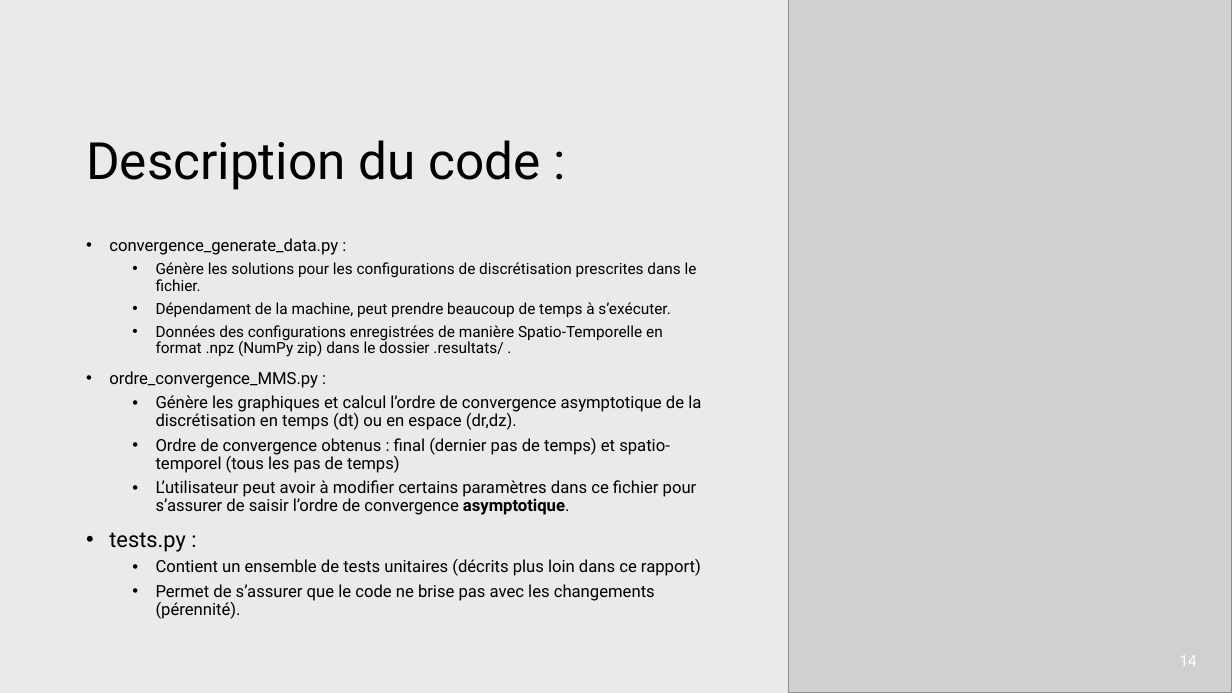
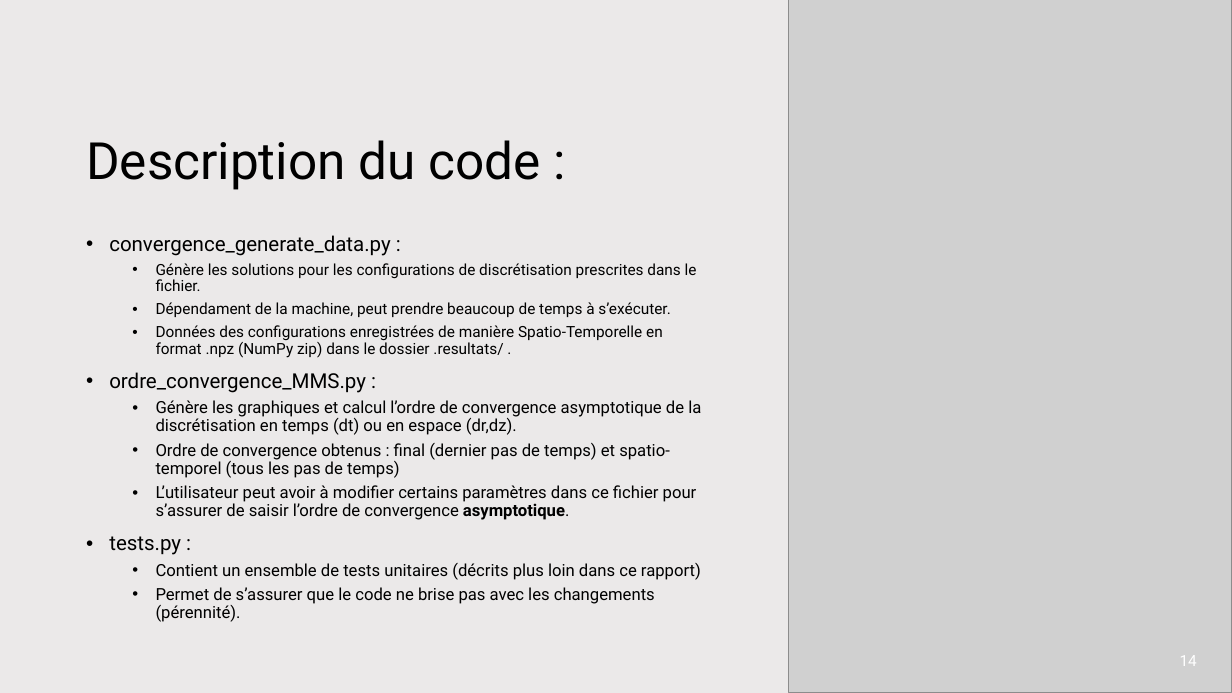
Before and after one commit to antoine-pt/MEC8211, a slide deck: slide 14 of projet_final/projet_final/MEC8211-Projet-final-Presentation.pptx. Drawn at 1232x693 pixels with LibreOffice and Linux fonts; fonts in the diff are those of the drawing; grey boxes stand for pictures. Boxes give left, top, right and bottom in pixels: in the first picture for what was removed or moved away, otherwise in the second. Text is boxed around its words. In the diff, an @@ line names an element or a change of style, - is before the commit and + after.

```diff
--- a/projet_final/projet_final/MEC8211-Projet-final-Presentation.pptx
+++ b/projet_final/projet_final/MEC8211-Projet-final-Presentation.pptx
@@ text at (109, 235, 390, 555): size 13 to 16 pt in "convergence_generate_data.py :", "ordre_convergence_MMS.py :"; size 17 to 16 pt in "tests.py :" @@
```
Also in this commit, not shown: 1 other slide changed.
